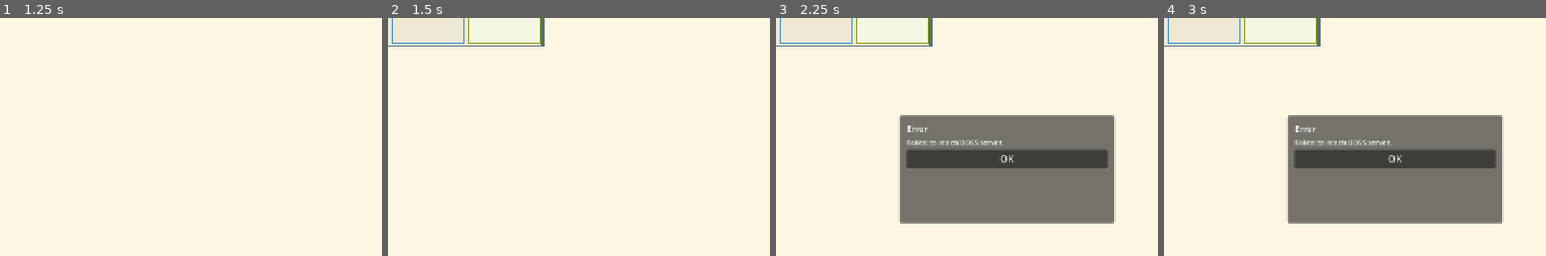
Above: before the commit, frames 1-4 (left to right).
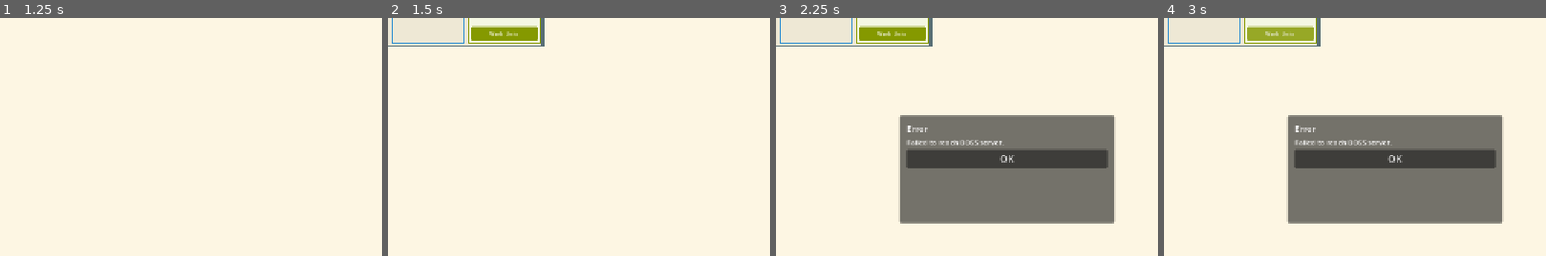
Above: after the commit, the same moments.

Repository: PeqNP/io.bithead.lean
Game: Godot game, scene res://scenes/FactoryFloor/FactoryFloor.tscn
Same seed, same stepped clock (60 frames per second), same inputs: the game is played once before the commit and once after it.
Inputs (mouse positions are % of the whole screen's width and height, from its top left):
- Up to frame 1 (1.25 s): click "OK" at 0.5 s
- Up to frame 2 (1.5 s): click "Create Line" at 1.25 s
- Up to frame 3 (2.25 s): click "+" at 2 s
- Up to frame 4 (3 s): click (35, 22) at 2.75 s, where only the run after the commit has a clickable "Work Units"
The pictures show only the part of the screen within x 20-70%, y 18-68%; the shares and areas given below are measured in that part.

Frame 1 is identical in both runs. In frame 2, 1.1% of the frame differs, in the area x 21-40%, y 3-10%; in frame 3, 1.1%; in frame 4, 1.1%.

Commit message:
- Intake queue now has button that shows the number of work units - Common controller to BOSS open windows - Hook up buttons to respective BOSS controllers

Diff:
--- a/godot/autoload/BOSSBridge.gd
+++ b/godot/autoload/BOSSBridge.gd
@@ -50,6 +50,28 @@
 	if response.is_empty():
 		return
 	snapshot_updated.emit(response)
+
+
+## Open a BOSS window with the given controller and parameters array.
+## Callable from any script (no _boss reference needed).
+func open_window(controller: String, parameters: Array) -> void:
+	if not Engine.has_singleton("JavaScriptBridge"):
+		print("BOSSBridge.open_window [editor]: controller=%s params=%s" % [controller, JSON.stringify(parameters)])
+		return
+	var window := JavaScriptBridge.get_interface("window")
+	if not (window and window.boss):
+		push_warning("BOSSBridge.open_window: window.boss not available")
+		return
+	var data_obj: JavaScriptObject = JavaScriptBridge.create_object("Object")
+	data_obj["controller"] = controller
+	var arr: JavaScriptObject = JavaScriptBridge.create_object("Array")
+	for i in parameters.size():
+		arr[str(i)] = parameters[i]
+	data_obj["parameters"] = arr
+	var ev: JavaScriptObject = JavaScriptBridge.create_object("Object")
+	ev["name"] = "open-window"
+	ev["data"] = data_obj
+	window.boss.receive(ev)
 
 
 ## POST to a BOSS route. Returns the parsed response Dictionary, or empty on error.
--- a/godot/scenes/entities/IntakeQueue.gd
+++ b/godot/scenes/entities/IntakeQueue.gd
@@ -20,6 +20,7 @@
 @onready var _name_label:   Label         = $Layout/Name
 @onready var _cycle_label:  Label         = $Layout/CycleTime
 @onready var _dist_label:   Label         = $Layout/Distribution
+@onready var _wu_btn:       Button        = $Layout/WUButton
 
 
 ## Place and populate this card.
@@ -33,8 +34,6 @@
 
 	_layout.position = Vector2(4, 4)
 	_layout.size = Vector2(card_w - 8, card_h - 8)
-
-	_name_label.text = str(data.get("name", ""))
 	_name_label.add_theme_color_override("font_color", LABEL_COLOR)
 	_name_label.add_theme_font_size_override("font_size", FONT_SIZE)
 
@@ -52,6 +51,15 @@
 	else:
 		_dist_label.hide()
 
+	var num_wu: int = int(data.get("numWorkUnits", 0))
+	_wu_btn.text = "Work Units (%d)" % num_wu
+	_wu_btn.add_theme_font_size_override("font_size", SMALL_FONT)
+	var accent := _parse_color(data.get("color", null), "border", DEFAULT_BORDER)
+	Palette.style_button(_wu_btn, accent)
+	var iq_id: int = int(data.get("id", 0))
+	if not _wu_btn.pressed.is_connected(_on_wu_pressed):
+		_wu_btn.pressed.connect(_on_wu_pressed.bind(iq_id))
+
 	queue_redraw()
 
 
@@ -66,6 +74,10 @@
 
 
 
+func _on_wu_pressed(iq_id: int) -> void:
+	BOSSBridge.open_window("WorkUnits", [iq_id])
+
+
 func _parse_color(color_data, key: String, fallback: Color) -> Color:
 	if color_data == null:
 		return fallback
--- a/godot/scenes/entities/IntakeQueue.tscn
+++ b/godot/scenes/entities/IntakeQueue.tscn
@@ -18,3 +18,10 @@
 [node name="Distribution" type="Label" parent="Layout"]
 clip_text = true
 visible = false
+
+[node name="Spacer" type="Control" parent="Layout"]
+size_flags_vertical = 3
+
+[node name="WUButton" type="Button" parent="Layout"]
+text = "Work Units (0)"
+size_flags_horizontal = 3
--- a/godot/scenes/entities/Line.gd
+++ b/godot/scenes/entities/Line.gd
@@ -371,7 +371,7 @@
 	var x := INTAKE_W + HOPPER_W + n * STATION_W + SECTION_PAD
 	var output := OUTPUT_SCENE.instantiate()
 	_sections.add_child(output)
-	output.configure(x, top, OUTPUT_W - SECTION_PAD * 2, h)
+	output.configure(x, top, OUTPUT_W - SECTION_PAD * 2, h, int(_data.get("id", 0)))
 
 
 func _rebuild_conveyors() -> void:
--- a/godot/scenes/entities/Output.gd
+++ b/godot/scenes/entities/Output.gd
@@ -13,14 +13,22 @@
 
 var _card_w: float = 0.0
 var _card_h: float = 0.0
+var _line_id: int = 0
 
 @onready var _layout:     VBoxContainer = $Layout
 @onready var _name_label: Label         = $Layout/Name
+@onready var _wu_btn:     Button        = $Layout/WUButton
 
 
-func configure(card_x: float, card_y: float, card_w: float, card_h: float) -> void:
+func _ready() -> void:
+	_wu_btn.pressed.connect(_on_wu_pressed)
+	Palette.style_button(_wu_btn, BORDER_COLOR)
+
+
+func configure(card_x: float, card_y: float, card_w: float, card_h: float, line_id: int = 0) -> void:
 	_card_w = card_w
 	_card_h = card_h
+	_line_id = line_id
 	position = Vector2(card_x, card_y)
 
 	_layout.position = Vector2(4, 4)
@@ -28,8 +36,13 @@
 
 	_name_label.add_theme_color_override("font_color", LABEL_COLOR)
 	_name_label.add_theme_font_size_override("font_size", FONT_SIZE)
+	_wu_btn.add_theme_font_size_override("font_size", 9)
 
 	queue_redraw()
+
+
+func _on_wu_pressed() -> void:
+	BOSSBridge.open_window("OutputWorkUnits", [_line_id])
 
 
 func _draw() -> void:
--- a/godot/scenes/entities/Output.tscn
+++ b/godot/scenes/entities/Output.tscn
@@ -11,3 +11,10 @@
 [node name="Name" type="Label" parent="Layout"]
 text = "Output"
 clip_text = true
+
+[node name="Spacer" type="Control" parent="Layout"]
+size_flags_vertical = 3
+
+[node name="WUButton" type="Button" parent="Layout"]
+text = "Work Units"
+size_flags_horizontal = 3
--- a/godot/scenes/entities/WorkUnitCard.gd
+++ b/godot/scenes/entities/WorkUnitCard.gd
@@ -19,12 +19,16 @@
 var _card_w: float = 0.0
 var _hovered: bool = false
 
-@onready var _done_btn: Button = $DoneButton
+@onready var _buttons:  HBoxContainer = $Buttons
+@onready var _open_btn: Button        = $Buttons/OpenButton
+@onready var _done_btn: Button        = $Buttons/DoneButton
 
 
 func _ready() -> void:
 	set_process_input(true)
+	_open_btn.pressed.connect(_on_open_pressed)
 	_done_btn.pressed.connect(_on_done_pressed)
+	Palette.style_button(_open_btn, Palette.BLUE)
 
 
 func configure(data: Dictionary, card_w: float, card_y: float) -> void:
@@ -32,13 +36,18 @@
 	_card_w = card_w
 	position = Vector2(0, card_y)
 
+	const BTN_H := 20.0
+	const BTN_Y := CARD_H - BTN_H - 4.0
+	_buttons.position = Vector2(4, BTN_Y)
+	_buttons.size = Vector2(card_w - 8, BTN_H)
+
 	var can_done: bool = _can_done()
-	_done_btn.position = Vector2(card_w - 54, 16)
-	_done_btn.size = Vector2(50, 20)
 	_done_btn.add_theme_font_size_override("font_size", SMALL_FONT)
 	_done_btn.disabled = not can_done
 	if not can_done:
 		_done_btn.tooltip_text = "Complete all operations first"
+	Palette.style_button(_done_btn, Palette.GREEN if can_done else Palette.FG_0)
+	_open_btn.add_theme_font_size_override("font_size", SMALL_FONT)
 
 	queue_redraw()
 
@@ -47,6 +56,10 @@
 	var total: int = _data.get("totalOperations", 0)
 	var done: int  = _data.get("completedOperations", 0)
 	return total == 0 or done >= total
+
+
+func _on_open_pressed() -> void:
+	BOSSBridge.open_window("StationWorkspace", [_data.get("id", 0)])
 
 
 func _input(event: InputEvent) -> void:
--- a/godot/scenes/entities/WorkUnitCard.tscn
+++ b/godot/scenes/entities/WorkUnitCard.tscn
@@ -5,5 +5,13 @@
 [node name="WorkUnitCard" type="Node2D"]
 script = ExtResource("1")
 
-[node name="DoneButton" type="Button" parent="."]
+[node name="Buttons" type="HBoxContainer" parent="."]
+theme_override_constants/separation = 4
+
+[node name="OpenButton" type="Button" parent="Buttons"]
+text = "Open"
+size_flags_horizontal = 3
+
+[node name="DoneButton" type="Button" parent="Buttons"]
 text = "Done"
+size_flags_horizontal = 3
Not shown, changed: AGENTS.md
